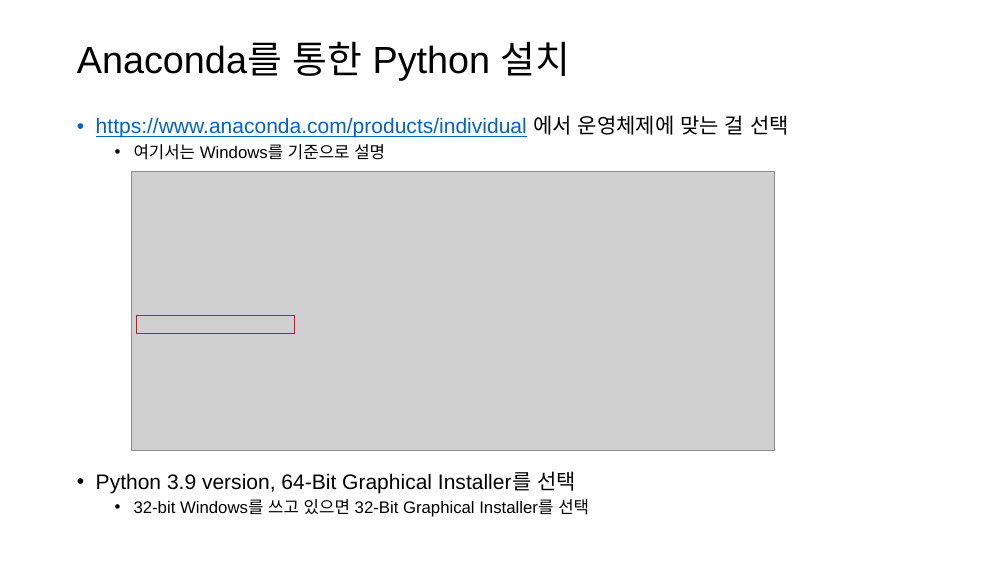
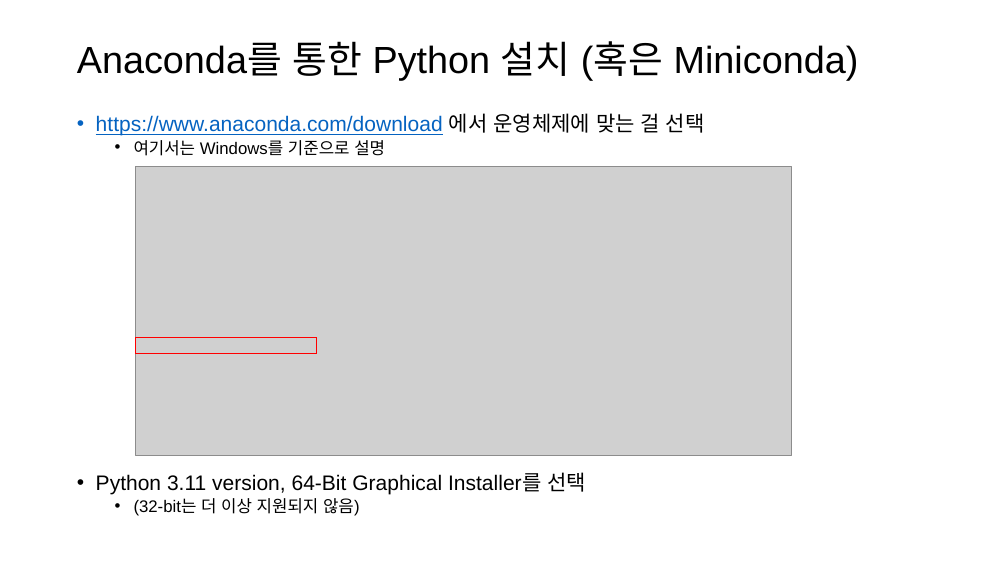
Before and after one commit to crux26/DFMBA2023, a slide deck: slide 2 of Python Scripts/anaconda 설치방법.pptx. Drawn at 1008x567 pixels with LibreOffice and Linux fonts; fonts in the diff are those of the drawing; grey boxes stand for pictures. Boxes give left, top, right and bottom in pixels: in the first picture for what was removed or moved away, otherwise in the second. Text is boxed around its words. In the diff, an @@ line names an element or a change of style, - is before the commit and + after.

```diff
--- a/Python Scripts/anaconda 설치방법.pptx
+++ b/Python Scripts/anaconda 설치방법.pptx
@@ title at (77, 41, 859, 80): text changed @@
-Anaconda를 통한 Python 설치
+Anaconda를 통한 Python 설치 (혹은 Miniconda)
@@ text at (96, 113, 705, 136): text changed @@
-• https://www.anaconda.com/products/individual 에서 운영체제에 맞는 걸 선택
+• https://www.anaconda.com/download 에서 운영체제에 맞는 걸 선택
@@ text at (134, 140, 385, 156): line spacing 0.9 to 0.8 @@
@@ picture: place and size @@
-picture at (132, 171, 774, 450)
+picture at (135, 166, 792, 455)
@@ rectangle: place and size @@
-rectangle at (136, 315, 294, 333)
+rectangle at (135, 337, 317, 354)
@@ text at (96, 472, 586, 516): text changed; size 16 to 20 pt @@
-• Python 3.9 version, 64-Bit Graphical Installer를 선택
-  • 32-bit Windows를 쓰고 있으면 32-Bit Graphical Installer를 선택
+• Python 3.11 version, 64-Bit Graphical Installer를 선택
+  • (32-bit는 더 이상 지원되지 않음)
```
Also in this commit, not shown: 4 other slides changed, 14 other files.
